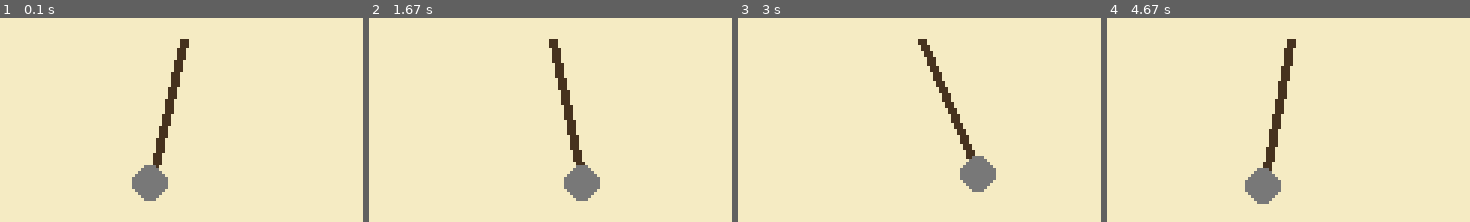
Above: before the commit, frames 1-4 (left to right).
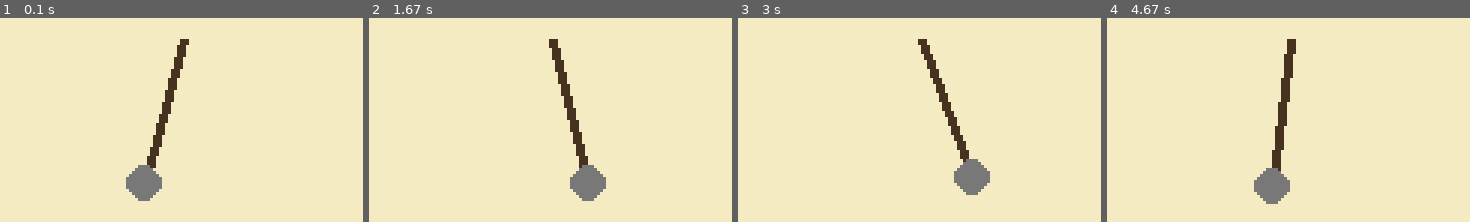
Above: after the commit, the same moments.

Repository: HenryYannis/xiaobao-pygame
Game: pygame game, started from 18-黄金矿工/黄金矿工_第1节课_钩子摆动.py
Same seed, same stepped clock (60 frames per second), same inputs: the game is played once before the commit and once after it.
Inputs:
- Up to frame 1 (0.1 s): no input
- Up to frame 2 (1.67 s): no input
- Up to frame 3 (3 s): no input
- Up to frame 4 (4.67 s): no input

The runs differ from the first frame. In frame 1, 1.5% of the frame differs, in the area x 34-53%, y 13-90%; in frame 2, 1.4%; in frame 3, 1.7%; in frame 4, 2.2%, in the area x 38-53%, y 14-92%.

Commit message:
黄金矿工：摆动角度改用只在摆动时累加的计时，收钩后不再瞬移

Diff:
--- a/18-黄金矿工/黄金矿工_第1节课_钩子摆动.py
+++ b/18-黄金矿工/黄金矿工_第1节课_钩子摆动.py
@@ -8,19 +8,18 @@
 锚点x, 锚点y = 200, 50                                 # 矿工绳索顶部悬挂中心固定锚点坐标
 绳长 = 50.0                                           # 绳索当前伸缩长度(初始收拢为50)
 角度 = 0.0                                            # 钩子摆动角度(-75度至75度)
+摆动时间 = 0                                          # 钩子已经摆动了多少帧(只在摆动状态下累加)
 运行中 = True
 
 while 运行中:
-    当前时间 = pygame.time.get_ticks()
-
     for 事件 in pygame.event.get():
         if 事件.type == pygame.QUIT:
             运行中 = False
 
-    角度 = math.sin(当前时间 / 500.0) * 75.0           # 正弦函数驱动单摆左右周期性晃动
+    摆动时间 += 1                                     # 摆动计时器：每帧加1
+    角度 = math.sin(摆动时间 / 30.0) * 75.0           # 正弦函数驱动单摆左右周期性晃动(摆动时间每过30帧约走1弧度)
 
-    # 极坐标换算：根据锚点、绳长和摆角，计算钩子末端在笛卡尔坐标系中的(x, y)
-    弧度 = math.radians(角度 + 90.0)
+    弧度 = math.radians(角度 + 90.0)                  # 极坐标换算：根据锚点、绳长和摆角，计算钩子末端在笛卡尔坐标系中的(x, y)
     钩尖x = 锚点x + 绳长 * math.cos(弧度)
     钩尖y = 锚点y + 绳长 * math.sin(弧度)
 
